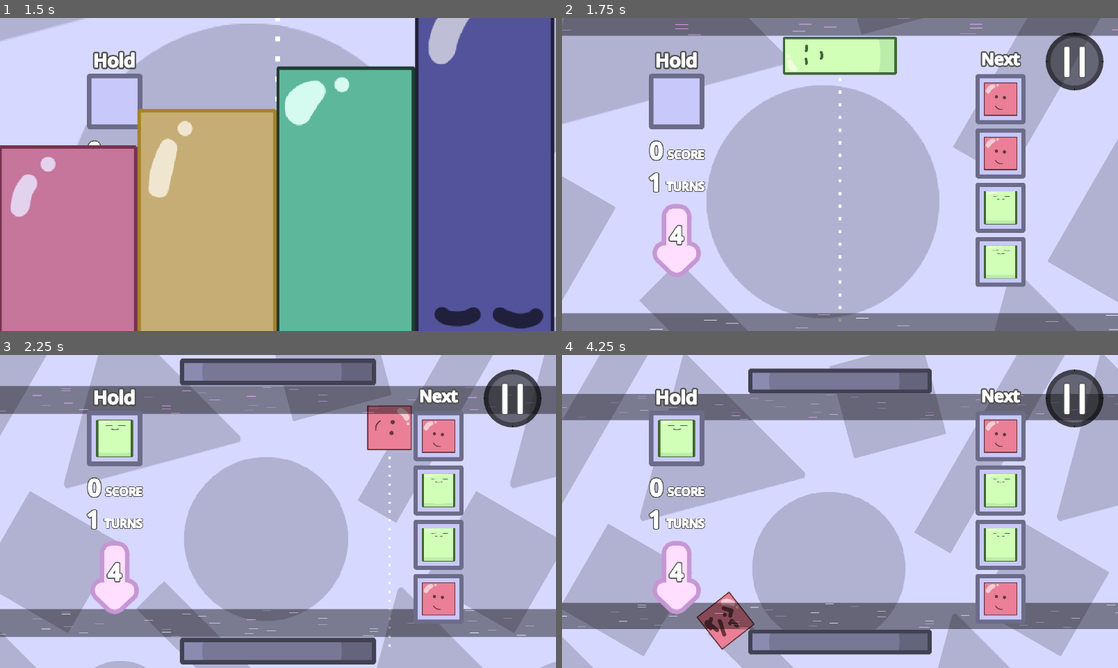
Above: before the commit, frames 1-4 (two rows, left to right).
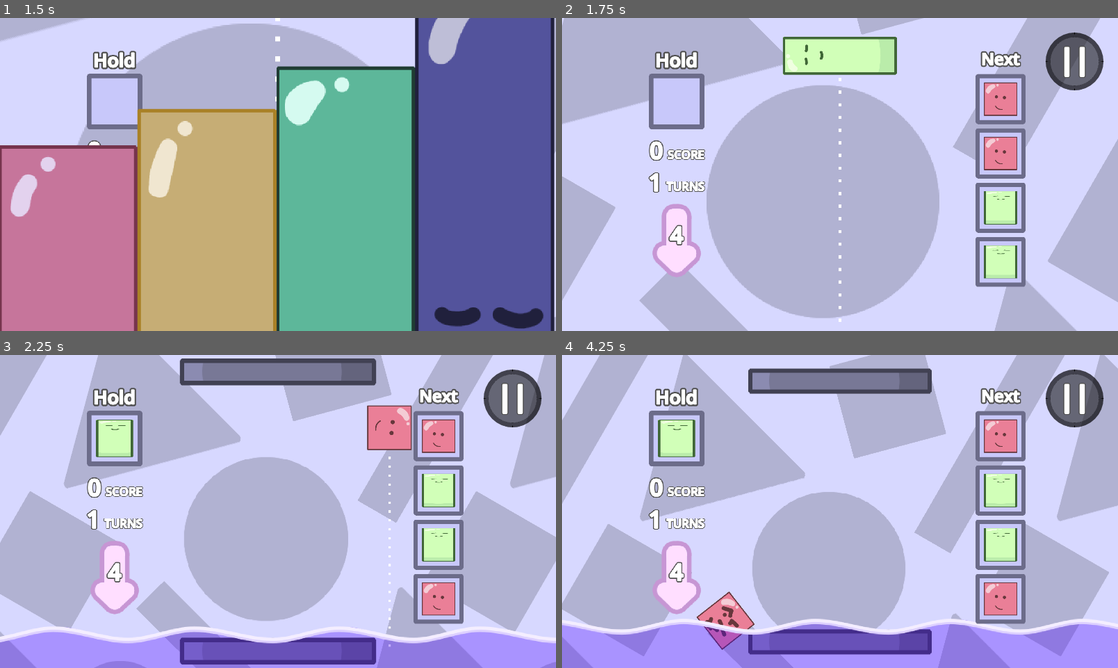
Above: after the commit, the same moments.

Repository: nullishew/game-jam-palindome
Game: Godot game, scene res://scenes/menu.tscn
Two runs of this game, one before a commit and one after it. Both use one fixed random seed, a clock stepped at 60 frames per second and the inputs below.
Inputs (mouse positions are in pixels of both pictures, inside the frame that each line leads up to):
- Up to frame 1 (1.5 s): click "Start" at 0.5 s; click "Start" at 1.25 s
- Up to frame 2 (1.75 s): no input
- Up to frame 3 (2.25 s): move the mouse to (400, 495) at 2.02 s; hold Right (move_piece_right) from 2.03 s (still down); tap Tab (hold_piece) at 2.1 s
- Up to frame 4 (4.25 s): move the mouse to (728, 527) at 2.77 s; release Right (move_piece_right) at 2.78 s; hold Left (move_piece_left) 2.78-3.53 s; tap Space (release_piece) at 2.85 s; move the mouse to (895, 442) at 3.52 s; hold Right (move_piece_right) from 3.53 s (still down); tap Tab (hold_piece) at 3.6 s

Frame 1 is identical in both runs. In frame 2, 12% of the frame differs, in the area x 0-100%, y 0-100%; in frame 3, 26%; in frame 4, 27%, in the area x 0-100%, y 12-100%.

Commit message:
added visuals for minimum height in the form of purple fluid

Diff:
--- /dev/null
+++ b/scenes/fluid_visual.tscn
@@ -0,0 +1,28 @@
+[gd_scene format=3 uid="uid://d0tuu7rrbork"]
+
+[ext_resource type="Texture2D" uid="uid://b62iney10pkam" path="res://assets/Noto_Sans_JP/fluid_surface.png" id="1_1fux3"]
+[ext_resource type="Shader" uid="uid://c42oq0mc30tjd" path="res://scripts/features/fluid_visual/fluid_visual.gdshader" id="1_tew6k"]
+[ext_resource type="Texture2D" uid="uid://mvvvdyey15b0" path="res://assets/Noto_Sans_JP/fluid_body.png" id="2_6due5"]
+[ext_resource type="Script" uid="uid://dkh06urxvryg6" path="res://scripts/features/fluid_visual/fluid_visual.gd" id="3_vdvrr"]
+
+[sub_resource type="ShaderMaterial" id="ShaderMaterial_uk6lk"]
+shader = ExtResource("1_tew6k")
+shader_parameter/direction = Vector2(1, 0)
+shader_parameter/speed = 0.1
+
+[node name="Fluid Visual" type="Sprite2D" unique_id=665426512 node_paths=PackedStringArray("fluid_body_sprite")]
+texture_repeat = 2
+material = SubResource("ShaderMaterial_uk6lk")
+texture = ExtResource("1_1fux3")
+offset = Vector2(0, 256)
+region_enabled = true
+region_rect = Rect2(0, 0, 3840, 512)
+script = ExtResource("3_vdvrr")
+fluid_body_sprite = NodePath("Sprite2D")
+
+[node name="Sprite2D" type="Sprite2D" parent="." unique_id=85158211]
+position = Vector2(0, 512)
+texture = ExtResource("2_6due5")
+offset = Vector2(0, 256)
+region_enabled = true
+region_rect = Rect2(0, 0, 3840, 512)
--- a/scenes/game.tscn
+++ b/scenes/game.tscn
@@ -7,6 +7,7 @@
 [ext_resource type="PackedScene" uid="uid://b4g4t2trs4wr7" path="res://scenes/platform.tscn" id="3_lbhrr"]
 [ext_resource type="Script" uid="uid://7sjebcj80til" path="res://scripts/features/minimum_height/minimum_height_controller.gd" id="4_5newe"]
 [ext_resource type="Resource" uid="uid://cwt6ysuwmxbel" path="res://resources/score_config.tres" id="4_bt5mj"]
+[ext_resource type="Script" uid="uid://bddmywxtksivu" path="res://scripts/features/fluid_visual_controller.gd" id="5_pl11u"]
 [ext_resource type="Script" uid="uid://dxabjkkobfw1v" path="res://scripts/features/piece/piece_spawn_controller.gd" id="9_5newe"]
 [ext_resource type="Script" uid="uid://f7c8k35oislr" path="res://scripts/features/piece/piece_placement_preview/placement_preview_controller.gd" id="10_1kice"]
 [ext_resource type="Script" uid="uid://bravgtsr1mrig" path="res://scripts/features/camera_controller.gd" id="11_5newe"]
@@ -23,6 +24,7 @@
 [ext_resource type="PackedScene" uid="uid://cdjjpa8grcjnb" path="res://scenes/minimum_height_area.tscn" id="19_1kice"]
 [ext_resource type="PackedScene" uid="uid://ccy05kcl0d213" path="res://scenes/hud.tscn" id="20_1kice"]
 [ext_resource type="Script" uid="uid://bpod6la3hm212" path="res://scripts/features/playable_area.gd" id="20_5newe"]
+[ext_resource type="PackedScene" uid="uid://d0tuu7rrbork" path="res://scenes/fluid_visual.tscn" id="22_e1j6l"]
 
 [sub_resource type="ShaderMaterial" id="ShaderMaterial_ca42v"]
 shader = ExtResource("11_ir15t")
@@ -31,9 +33,10 @@
 [sub_resource type="RectangleShape2D" id="RectangleShape2D_5newe"]
 size = Vector2(1920, 1080)
 
-[node name="Game" type="Node2D" unique_id=795297754 node_paths=PackedStringArray("camera_controller", "gravity_controller", "minimum_height_controller", "piece_manager", "platform_controller", "playable_area", "score_manager")]
+[node name="Game" type="Node2D" unique_id=795297754 node_paths=PackedStringArray("camera_controller", "fluid_visual_controller", "gravity_controller", "minimum_height_controller", "piece_manager", "platform_controller", "playable_area", "score_manager")]
 script = ExtResource("1_yqjtg")
 camera_controller = NodePath("Camera2D")
+fluid_visual_controller = NodePath("FluidVisualController")
 gravity_controller = NodePath("GravityController")
 minimum_height_controller = NodePath("MinimumHeightController")
 piece_manager = NodePath("PieceManager")
@@ -46,6 +49,12 @@
 script = ExtResource("3_37s47")
 config = ExtResource("4_bt5mj")
 metadata/_custom_type_script = "uid://crro6182jc05o"
+
+[node name="FluidVisualController" type="Node" parent="." unique_id=1388685213 node_paths=PackedStringArray("bottom_fluid_visual", "top_fluid_visual")]
+script = ExtResource("5_pl11u")
+bottom_fluid_visual = NodePath("../World/Bottom Platform/Bottom Fluid Visual")
+top_fluid_visual = NodePath("../World/Top Platform/Top Fluid Visual")
+metadata/_custom_type_script = "uid://bddmywxtksivu"
 
 [node name="GravityController" type="Node" parent="." unique_id=76204897]
 script = ExtResource("3_bt5mj")
@@ -189,6 +198,11 @@
 modulate = Color(1, 0.44705883, 1, 1)
 position = Vector2(0, 50)
 
+[node name="Top Fluid Visual" parent="World/Top Platform" unique_id=665426512 instance=ExtResource("22_e1j6l")]
+position = Vector2(0, 50)
+scale = Vector2(1, -1)
+is_inverted = true
+
 [node name="Bottom Platform" parent="World" unique_id=868394617 instance=ExtResource("3_lbhrr")]
 position = Vector2(0, 250)
 
@@ -198,7 +212,11 @@
 [node name="Bottom Minimum Height Area" parent="World/Bottom Platform" unique_id=1944673834 instance=ExtResource("19_1kice")]
 position = Vector2(0, -50)
 
+[node name="Bottom Fluid Visual" parent="World/Bottom Platform" unique_id=1094551452 instance=ExtResource("22_e1j6l")]
+position = Vector2(0, -50)
+
 [node name="Playable Area" type="Area2D" parent="World" unique_id=1117832960 node_paths=PackedStringArray("collision_shape")]
+visible = false
 script = ExtResource("20_5newe")
 collision_shape = NodePath("CollisionShape2D")
 
--- a/scenes/minimum_height_area.tscn
+++ b/scenes/minimum_height_area.tscn
@@ -13,6 +13,7 @@
 shape = SubResource("RectangleShape2D_vhtum")
 
 [node name="Sprite2D" type="Sprite2D" parent="." unique_id=1189736448]
+visible = false
 self_modulate = Color(1, 1, 1, 0.43137255)
 position = Vector2(-4.386902e-05, -9.1835295e-07)
 scale = Vector2(4, 0.18518518)
--- /dev/null
+++ b/scripts/features/fluid_visual/fluid_visual.gd
@@ -0,0 +1,34 @@
+class_name FluidVisual
+extends Sprite2D
+
+
+@export var fluid_body_sprite: Sprite2D
+
+@export var is_inverted: bool = false
+
+
+var _target_y: float
+
+
+func _ready() -> void:
+	_target_y = position.y
+
+
+func set_target_minimum_height(y: float):
+	_target_y = (
+		y
+		if is_inverted
+		else -y
+	)
+	var body_height: float = max(y, 0)
+	fluid_body_sprite.region_rect.size.y = max(y, body_height)
+	fluid_body_sprite.offset.y = 0.5 * max(y, body_height)
+
+
+func update_minimum_height(delta: float):
+	var t := 1.0 - exp(-delta * 2.0)
+	position.y = lerp(position.y, _target_y, t)
+
+
+func is_settled() -> bool:
+	return abs(position.y - _target_y) < 10
--- /dev/null
+++ b/scripts/features/fluid_visual/fluid_visual.gdshader
@@ -0,0 +1,9 @@
+shader_type canvas_item;
+
+uniform vec2 direction = vec2(1.0, 0.0);
+uniform float speed = 0.1;
+
+void fragment() {
+	vec2 uv = UV - direction * speed * TIME;
+	COLOR = texture(TEXTURE, uv);
+}
--- /dev/null
+++ b/scripts/features/fluid_visual_controller.gd
@@ -0,0 +1,36 @@
+class_name FluidVisualController
+extends Node
+
+
+@export var bottom_fluid_visual: FluidVisual
+@export var top_fluid_visual: FluidVisual
+
+
+func set_target_minimum_height(y: float, is_gravity_inverted: bool):
+	var bottom_y: float = (
+		-300.0
+		if is_gravity_inverted
+		else y
+	)
+	var top_y: float = (
+		y
+		if is_gravity_inverted
+		else -300.0
+	)
+	# var bottom_y: float = y
+	# var top_y: float = y
+	bottom_fluid_visual.set_target_minimum_height(bottom_y)
+	top_fluid_visual.set_target_minimum_height(top_y)
+
+
+func update_minimum_height(delta: float):
+	bottom_fluid_visual.update_minimum_height(delta)
+	top_fluid_visual.update_minimum_height(delta)
+
+
+func is_settled(is_gravity_inverted: bool):
+	return (
+		top_fluid_visual.is_settled()
+		if is_gravity_inverted
+		else bottom_fluid_visual.is_settled()
+	)
--- a/scripts/features/minimum_height/minimum_height_controller.gd
+++ b/scripts/features/minimum_height/minimum_height_controller.gd
@@ -5,6 +5,13 @@
 @export var bottom_minimum_height_area: MinimumHeightArea
 @export var top_minimum_height_area: MinimumHeightArea
 
+var minimum_height: float:
+	get: return _minimum_height
+var _minimum_height: float
+
+
+func _ready() -> void:
+	_minimum_height = max(abs(bottom_minimum_height_area.position.y), abs(top_minimum_height_area.position.y))
 
 
 func is_minimum_height_reached(is_gravity_inverted: bool) -> bool:
@@ -23,6 +30,7 @@
 	var area = get_active_minimum_height_area(is_gravity_inverted)
 	var current_height = abs(area.position.y) + height
 	resize_minimum_height(current_height, is_gravity_inverted)
+	_minimum_height = current_height
 
 
 func resize_minimum_height(height: float, is_gravity_inverted: bool):
--- a/scripts/systems/game.gd
+++ b/scripts/systems/game.gd
@@ -3,6 +3,7 @@
 
 
 @export var camera_controller: CameraController
+@export var fluid_visual_controller: FluidVisualController
 @export var gravity_controller: GravityController
 @export var minimum_height_controller: MinimumHeightController
 @export var piece_manager: PieceManager
@@ -69,6 +70,7 @@
 func _physics_process(delta: float) -> void:
 	platform_controller.update_platform_distance(delta)
 	camera_controller.call_deferred("update_camera", delta)
+	fluid_visual_controller.update_minimum_height(delta)
 
 	var top_plat_pos := platform_controller.top_platform.global_position
 	var bottom_plat_pos := platform_controller.bottom_platform.global_position
@@ -133,8 +135,11 @@
 			platform_controller.resize_platform_distance(piece_manager.placed_pieces, gravity_controller.is_gravity_inverted)
 			if _difficulty_stage_it.is_stage_start:
 				minimum_height_controller.increase_minimum_height(_current_difficulty_stage.minimum_height_increase, gravity_controller.is_gravity_inverted)
+				fluid_visual_controller.set_target_minimum_height(minimum_height_controller.minimum_height, gravity_controller.is_gravity_inverted)
 				_is_checking_minimum_height = true
 				await get_tree().physics_frame
+				while not fluid_visual_controller.is_settled(gravity_controller.is_gravity_inverted):
+					await get_tree().physics_frame
 				_is_checking_minimum_height = false
 				if _turn_count > 1 and not minimum_height_controller.is_minimum_height_reached(gravity_controller.is_gravity_inverted):
 					lose()
Binary file added: assets/Noto_Sans_JP/fluid_body.png
Not shown, added: assets/Noto_Sans_JP/fluid_body.png.import
Binary file added: assets/Noto_Sans_JP/fluid_surface.png
Not shown, added: assets/Noto_Sans_JP/fluid_surface.png.import
Not shown, added: scripts/features/fluid_visual/fluid_visual.gd.uid
Not shown, added: scripts/features/fluid_visual/fluid_visual.gdshader.uid
Not shown, added: scripts/features/fluid_visual_controller.gd.uid
